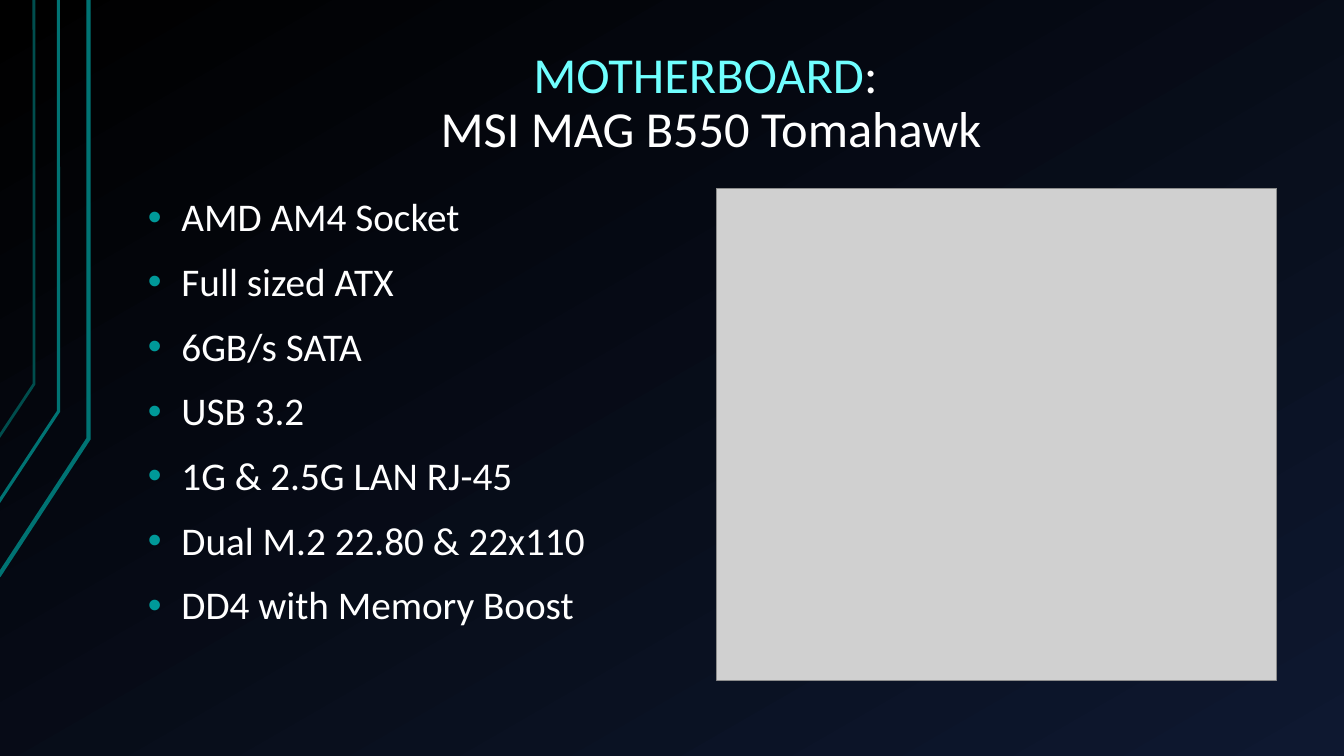
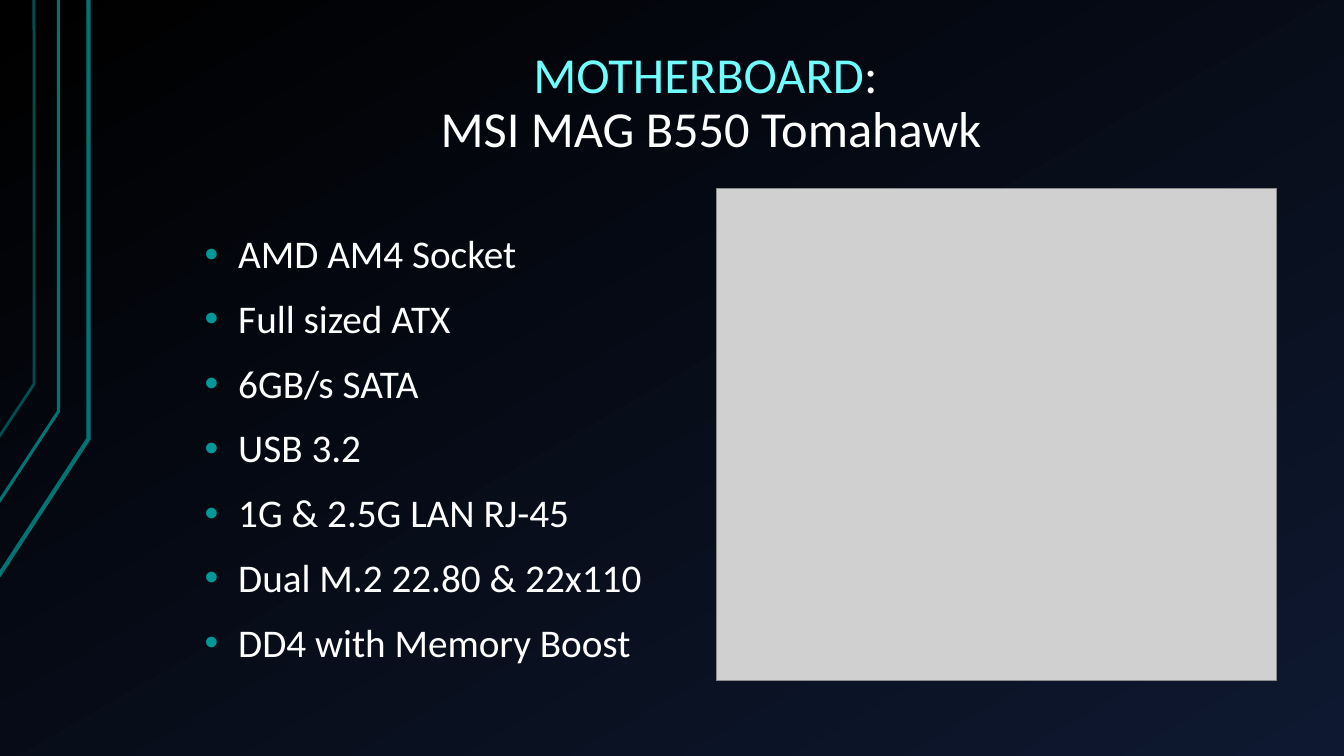
Before and after one commit to Ploppa-Smurph/ctec112_IT_HardwareSupport, a slide deck: slide 4 of buildPC.pptx. Drawn at 1344x756 pixels with LibreOffice and Linux fonts; fonts in the diff are those of the drawing; grey boxes stand for pictures. Boxes give left, top, right and bottom in pixels: in the first picture for what was removed or moved away, otherwise in the second. Text is boxed around its words. In the diff, an @@ line names an element or a change of style, - is before the commit and + after.

```diff
--- a/buildPC.pptx
+++ b/buildPC.pptx
@@ text "AMD AM4 Socket": place and size @@
-text "AMD AM4 Socket" at box(181, 203, 584, 626)
+text "AMD AM4 Socket" at box(238, 240, 641, 664)
```
Also in this commit, not shown: 4 other slides changed.
